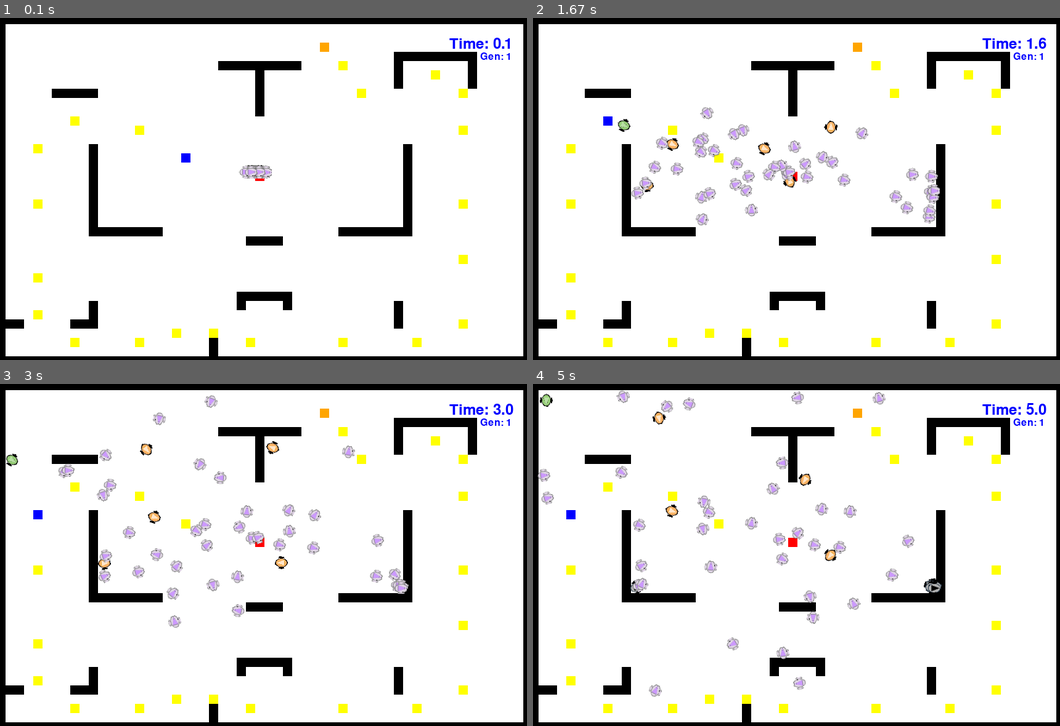
Above: before the commit, frames 1-4 (two rows, left to right).
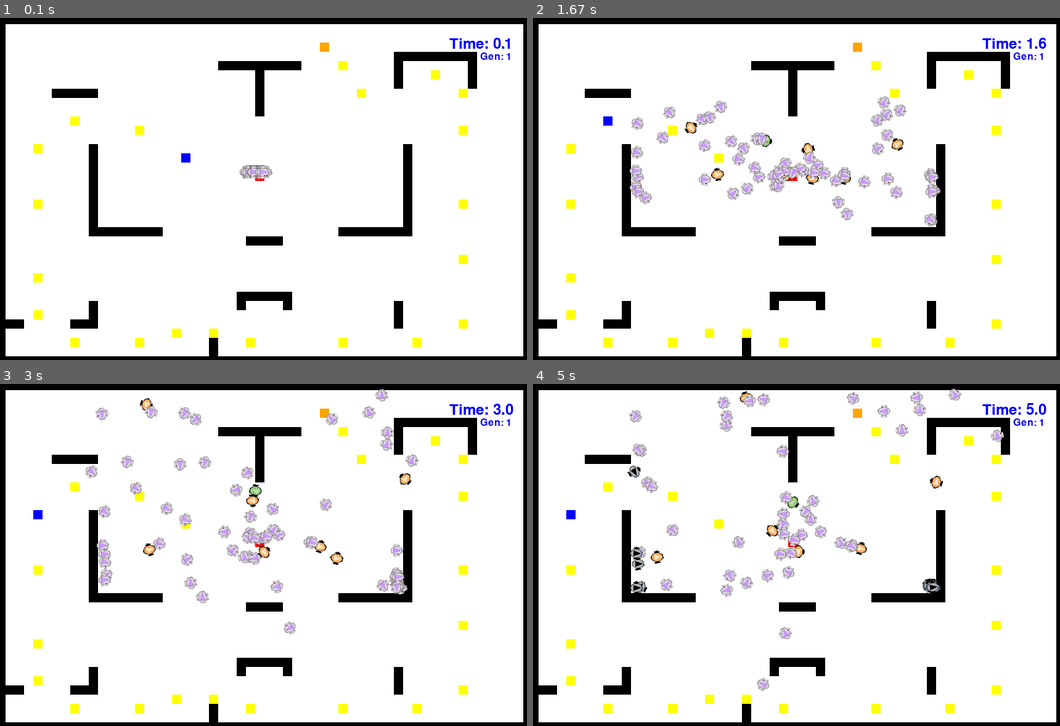
Above: after the commit, the same moments.

Repository: AnishJadoe/bioinspired
Game: pygame game, started from bioinspired/main.py
Two runs of this game, one before a commit and one after it. Both use one fixed random seed, a clock stepped at 60 frames per second and the inputs below.
Inputs:
- Up to frame 1 (0.1 s): no input
- Up to frame 2 (1.67 s): no input
- Up to frame 3 (3 s): no input
- Up to frame 4 (5 s): no input

The runs differ from the first frame. In frame 1, 0.1% of the frame differs, in the area x 45-52%, y 42-47%; in frame 2, 5.1%; in frame 3, 5.7%, in the area x 1-80%, y 1-74%; in frame 4, 5.7%.

Commit message:
final version that wotks, needs a good old refactor

Diff:
--- a/bioinspired/main.py
+++ b/bioinspired/main.py
@@ -7,12 +7,12 @@
 from src.runners.genetic_algorithm import GeneticAlgorithmRunner
 from src.utility.constants import *
 # seeds = [30,42,50,70,80,100]
-seeds = [42]
-epochs = 25
+seeds = [30,42,50]
+epochs = 20
 time = 30 * 1000 # milliseconds
-n_robots = 50
+n_robots = 70
 ls_cross_rate = [1]
-ls_mut_rate = [0.8]
+ls_mut_rate = [0.9,0.85,0.8]
 
 for seed in seeds:
     np.random.seed(seed)
--- a/bioinspired/plot_runs.py
+++ b/bioinspired/plot_runs.py
@@ -2,7 +2,7 @@
 from results.plot import plot_mean_results, plot_best_results, plot_aggregate_results
 
 
-FOLDER =r"saved_runs\n_robots_100\epochs_250\epoch_time_30000\seed_42\neurons_5"
+FOLDER =r"saved_runs\n_robots_70\epochs_20"
 GAs = []
 GAs = load_GAs(GAs,FOLDER)
 
--- a/bioinspired/single_run.py
+++ b/bioinspired/single_run.py
@@ -3,7 +3,7 @@
 from src.utility.run_simulation import single_agent_run
 from src.utility.functions import load_GAs
 
-FOLDER = r"saved_runs\n_robots_100\epochs_250\epoch_time_30000\seed_42\neurons_5"
+FOLDER = r"saved_runs\n_robots_70\epochs_20"
 wm = WorldMap(skeleton_file="bioinspired/src/world_map/maps/follow_token_map.txt", map_width=60, map_height=40, tile_size=15)
 
 GAs = []
--- a/bioinspired/src/robot/robot.py
+++ b/bioinspired/src/robot/robot.py
@@ -63,7 +63,7 @@
 
         self.energy_tank = MAX_ENERGY
         self.tank_empty = False
-        self.time_tank_empty = 0
+        self.time_active = 0
 
         self.found_all_tokens = False
         self.reached_end = False
@@ -111,7 +111,7 @@
         omega = round(self.omega/(2*math.pi))
         energy = self.energy_tank / MAX_ENERGY
         self.angle_w_next_token = 0
-        self.state = np.array([self.error_to_goal,self.angle_w_next_token,theta,energy,*self.sensor[1:]]).reshape(-1,1)
+        self.state = np.array([self.vl,self.vr,self.error_to_goal,self.angle_w_next_token,theta,energy,*self.sensor[1:]]).reshape(-1,1)
 
         self.width = width
         self.length = width
@@ -339,16 +339,14 @@
 
     def get_reference_position(self):
 
-        if self.need_next_token and not self.found_all_tokens:
-            closest_cell_index = find_closest_cell((self.x // CELL_SIZE, self.y // CELL_SIZE), self.tokens_locations)
-            self.next_token = self.tokens_locations[closest_cell_index]
+        if self.need_next_token:
+            if not self.found_all_tokens:
+                closest_cell_index = find_closest_cell((self.x // CELL_SIZE, self.y // CELL_SIZE), self.tokens_locations)
+                self.next_token = self.tokens_locations[closest_cell_index]
+            else:
+                self.next_token = self.endpos
             self.shortest_route = round(calc_distance((self.x ,self.y), (self.next_token.x,self.next_token.y)))
             self.need_next_token = False
-        if self.found_all_tokens:
-            self.next_token = self.endpos
-            self.shortest_route = round(calc_distance((self.x ,self.y), (self.next_token.x,self.next_token.y)))
-            self.need_next_token = False
-
 
         if not self.tank_empty:
             self.delta_x = self.next_token.x - self.x
@@ -357,7 +355,7 @@
             rounded_theta = bin_angle(self.theta,0.1)
             cos_theta = math.cos(rounded_theta)
             sin_theta = math.sin(rounded_theta)
-            self.angle_w_next_token = calc_angle((cos_theta, sin_theta), (self.delta_x , self.delta_y ), cache=True)
+            self.angle_w_next_token = calc_angle((cos_theta, sin_theta), (self.delta_x , self.delta_y )) / (math.pi)
             self.error_to_goal = 1 - bound(r / self.shortest_route,0,2)
             self.closeness.append(self.error_to_goal)
 
@@ -366,16 +364,16 @@
 
 
     def update_state(self, t=None):
+        if not self.reached_end and not self.tank_empty:
+            self.time_active = t
         if self.energy_tank <= 0.0 and not self.tank_empty:
-            self.time_tank_empty = t
             self.tank_empty = True
-
         self.get_reference_position()
-        theta = round(self.theta/math.pi,2)
-        # x = 1 - bound(abs(self.delta_x)/self.shortest_route,0,2)
-        # y = 1 - bound(abs(self.delta_y)/self.shortest_route,0,2)
-        energy = self.energy_tank / MAX_ENERGY
-        self.state = np.array([self.error_to_goal,self.angle_w_next_token,theta,energy,*self.sensor[1:]]).reshape(-1,1)
+        omega = round(self.omega/(2*math.pi),2)
+        energy = 1 - (self.energy_tank / MAX_ENERGY)
+        vr = self.vr/self.maxspeed
+        vl = self.vl/self.maxspeed
+        self.state = np.array([vl,vr,self.error_to_goal,self.angle_w_next_token,omega,energy,*self.sensor[1:]]).reshape(-1,1)
         return
 
     def get_tokens(self, t):
@@ -386,15 +384,14 @@
         if len(self.tokens_locations) == 0:
             # Found all Tokens
             self.found_all_tokens = True
-            print("FOUND ALL TOKENS")
-            return
+            self.get_end_tile()
+            return self.endpos
         token_collected = self.hitbox.collidelist(self.tokens_locations)
         if token_collected == -1:
             return self.next_token
         if self.next_token == self.tokens_locations[token_collected]:
             self.token += 1
             self.energy_tank = min(self.energy_tank+MAX_ENERGY*0.3, MAX_ENERGY)
-
             self.time_stamps.append(t)
             self.tokens_locations.pop(token_collected)
         return self.next_token
@@ -404,12 +401,11 @@
         if found_end_tile == -1:
             return
         else:
-            print("Found the final tile!!")
             self.reached_end = True
 
 
     def move(self, wall_collided, dt, event=None, auto=False):
-        if self.tank_empty or self.found_all_tokens:
+        if self.tank_empty or self.reached_end:
             return
 
         self.ls_x.append(self.x)
@@ -496,20 +492,14 @@
 
         fitness = round(
             W_TOKEN*self.token
-            # + 5*sum(getting_closer)
-            + W_QUICK*sum(quicknes)
-            # + len(self.visited_cells)*0.3
+            + W_QUICK*(self.token/self.time_active)
             + closeness*W_CLOSE
-            # + self.collision*W_COL
+            + self.collision*W_COL
             + 1000*self.reached_end
-            + (self.time_tank_empty)
-            # - sum(self.ls_pos_error)*0.1
-            # - self.same_cell*0.05
-            # - 3*(self.dist_travelled/self.m2p)
             ,2)
         print(f"-------{self.id}--------")
-        print(f"T: {self.token*W_TOKEN}, Q: {sum(quicknes*W_QUICK)}, \
-              Clo: {closeness*W_CLOSE}, Col: {self.collision*W_COL}, Time: {(self.time_tank_empty)}")
+        print(f"T: {self.token*W_TOKEN}, Q: {W_QUICK*(self.token/self.time_active)}, \
+              Clo: {closeness*W_CLOSE}, Col: {self.collision*W_COL}, Time: {(self.time_active)}")
         print(f"Fitness: {fitness}")
         return fitness
 
--- a/bioinspired/src/utility/constants.py
+++ b/bioinspired/src/utility/constants.py
@@ -5,7 +5,7 @@
 MAP_SIZE = (MAP_DIMS[0]*CELL_SIZE,MAP_DIMS[1]*CELL_SIZE)
 
 # Neural Network
-N_INPUTS = 9
+N_INPUTS = 11
 N_HIDDEN = 5
 N_OUTPUTS = 2
 
@@ -22,8 +22,8 @@
 BLACK = (0, 0, 0, 255)
 
 # Weights
-W_TOKEN = 35
-W_QUICK = 20
+W_TOKEN = 10
+W_QUICK = 300
 W_CLOSE = 0.05
 W_COL = 0.01
 
--- a/bioinspired/src/utility/run_simulation.py
+++ b/bioinspired/src/utility/run_simulation.py
@@ -79,8 +79,9 @@
     dt = 0
     tokens_collected = []
     all_tanks_empty = False
-    # Simulation loop
-    while not all_tanks_empty and running:
+    robots_finished = set()
+    # Simulation loop
+    while (not all_tanks_empty and running):
         clock.tick(30)
         for event in pygame.event.get():
             if event.type == pygame.QUIT:
@@ -94,16 +95,20 @@
         # Update frame by redrawing everything
         wm.update_map()
         for robot in ls_robots:
-            robot.update_state(timestamp)
-            nearby_obstacles = robot.find_position(wm)
-            robot.update_sensors(nearby_obstacles,wm)
-            token_to_collect = robot.get_tokens(timestamp)
-            if token_to_collect not in tokens_collected:
-                tokens_collected.append(token_to_collect)
-            if robot.found_all_tokens:
-                robot.get_end_tile()
+            if not robot.reached_end:
+                robot.update_state(timestamp)
+                nearby_obstacles = robot.find_position(wm)
+                robot.update_sensors(nearby_obstacles,wm)
+                token_to_collect = robot.get_tokens(timestamp)
+                if token_to_collect not in tokens_collected:
+                    tokens_collected.append(token_to_collect)
+            elif robot.reached_end:
+                robots_finished.add(robot.id)
+                running = False
+
             robot.move(robot.get_collision(nearby_obstacles), dt, auto=True)
             robot.draw(wm.surf)
+
         if token_to_collect:
             draw_next_token(wm.surf, tokens_collected[-1])
         else:
@@ -114,7 +119,8 @@
         pygame.display.update()
 
     pygame.quit()
-
+    for id in robots_finished:
+        print(f"Robot {id} finished the course")
     for robot in ls_robots:
         fitness.append(robot.get_reward())
         tot_cells_explored.append(robot.avg_dist)
@@ -146,6 +152,8 @@
     dt = 0
     # Simulation loop
     while pygame.time.get_ticks() <= (time+loadtime) and running:
+        if robot.reached_end:
+            running = False
         clock.tick(30)
         for event in pygame.event.get():
             if event.type == pygame.QUIT:
@@ -160,6 +168,7 @@
         token_to_collect = robot.get_tokens(0)
         robot.move(robot.get_collision(nearby_obstacles), dt, auto=True)
         robot.draw(wm.surf)
+
         draw_next_token(wm.surf, token_to_collect)
 
 
--- /dev/null
+++ b/bioinspired/src/world_map/maps/test_end_map.txt
@@ -0,0 +1,40 @@
+************************************************************
+************************************************************
+**--------------------------------------------------------**
+**--------------------------------------------------------**
+**--------------------------------------------------------**
+**------------------------------------------*********-----**
+**-----*****-------------*********----------*-------*-----**
+**---------------------------*--------------*-------*-----**
+**---------------------------*--------------*-------*-----**
+**---------------------------*----------------------------**
+**---------------------------*----------------------------**
+**---------------------------*----------------------------**
+**----------E---------------------------------------------**
+**--------------T-----------------------------------------**
+**--------------------------------------------------------**
+**--------------------------------------------------------**
+**---------*---------T-----------------------*------------**
+**---------*---------------------------------*------------**
+**---------*-----------------S---------------*------------**
+**---------*---------------------------------*------------**
+**---------*---------------------------------*------------**
+**---------*---------------------------------*------------**
+**---------*---------------------------------*------------**
+**---------*---------------------------------*------------**
+**---------********-------------------********------------**
+**--------------------------****--------------------------**
+**--------------------------------------------------------**
+**--------------------------------------------------------**
+**--------------------------------------------------------**
+**--------------------------------------------------------**
+**--------------------------------------------------------**
+**-------------------------******-------------------------**
+**---------*---------------*----*-----------*-------------**
+**---------*--------------------------------*-------------**
+****----------------------------------------*-------------**
+**--------------------------------------------------------**
+**--------------------------------------------------------**
+**--------------------------------------------------------**
+************************************************************
+************************************************************
